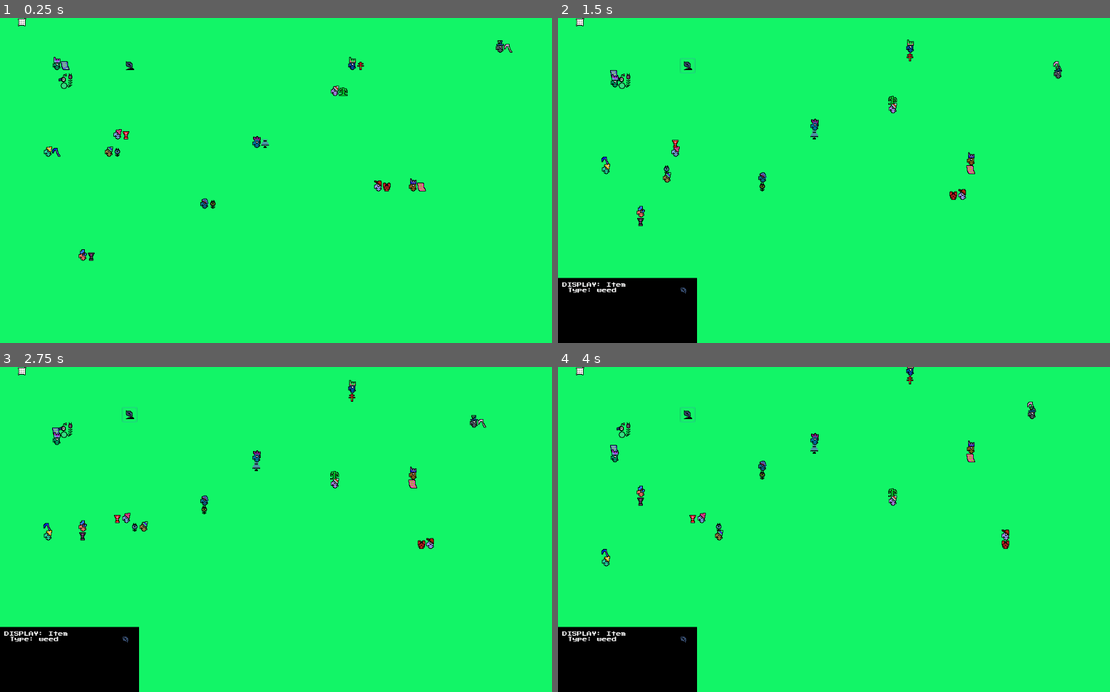
Above: before the commit, frames 1-4 (two rows, left to right).
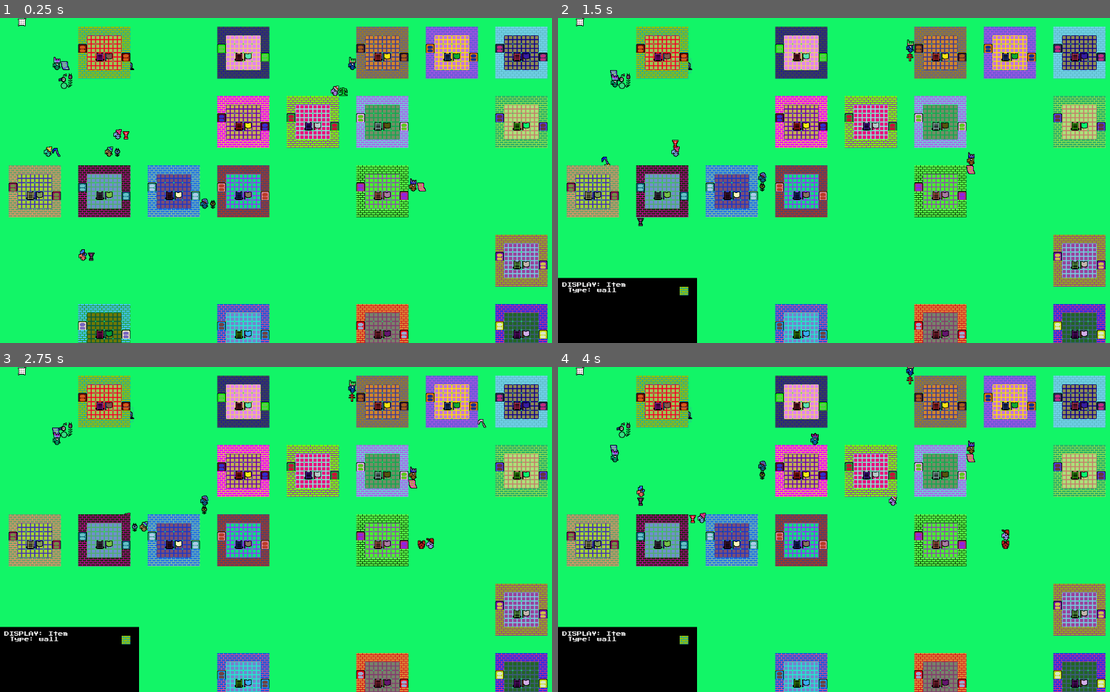
Above: after the commit, the same moments.

Repository: medmaster0/RogueCiv
Game: Godot game, scene res://Game.tscn
Two runs of this game, one before a commit and one after it. Both use one fixed random seed, a clock stepped at 60 frames per second and the inputs below.
Inputs (mouse positions are in pixels of both pictures, inside the frame that each line leads up to):
- Up to frame 1 (0.25 s): no input
- Up to frame 2 (1.5 s): click (684, 66) at 0.52 s; click (684, 66) at 1.27 s
- Up to frame 3 (2.75 s): click (126, 415) at 2.02 s
- Up to frame 4 (4 s): no input

The runs differ from the first frame. In frame 1, 27% of the frame differs, in the area x 1-100%, y 2-100%; in frame 2, 26%; in frame 3, 26%; in frame 4, 26%.

Commit message:
added neighboord building

Diff:
--- a/Game.gd
+++ b/Game.gd
@@ -22,8 +22,10 @@
 #######
 ### Access: map_items[x_coord][y_coord][z-_coord] = {list of Item scenes}
 var map_items = [] #items that can be picked up...
-var map_buildings_top = [] #building items that should be built above everything
-var map_buildings_bot = [] #building items that should be built below everything
+#var map_buildings_top = [] #building items that should be built above everything
+#var map_buildings_bot = [] #building items that should be built below everything
+var map_buildings = [] #building items (no diff between top and bottom) -> Always under creature
+var neighboorhood_layout #will hold the neighborhood layout data
 
 #STANDARD GAME SCENE GLOBALS
 var world_width #the size of the map (in pixels)
@@ -72,36 +74,45 @@
 
 	#Initialize Item Arrays
 	#MAP ITEMS
-	for i in range(max_x_map):
+	for i in range(max_x_map+16):
 		var x_list = []
-		for j in range(max_y_map):
+		for j in range(max_y_map+16):
 			var y_list = []
-			for z in range(max_z_map):
+			for z in range(max_z_map+16):
 				var z_list = []
 				y_list.append(z_list)
 			x_list.append(y_list)
 		map_items.append(x_list)
-	#BUILDINGS BOTTOM
-	for i in range(max_x_map):
+#	#BUILDINGS BOTTOM
+#	for i in range(max_x_map):
+#		var x_list = []
+#		for j in range(max_y_map):
+#			var y_list = []
+#			for z in range(max_z_map):
+#				var z_list = []
+#				y_list.append(z_list)
+#			x_list.append(y_list)
+#		map_buildings_bot.append(x_list)
+#	#BUILDINGS TOP
+#	for i in range(max_x_map):
+#		var x_list = []
+#		for j in range(max_y_map):
+#			var y_list = []
+#			for z in range(max_z_map):
+#				var z_list = []
+#				y_list.append(z_list)
+#			x_list.append(y_list)
+#		map_buildings_top.append(x_list)
+	#BUILDINGS
+	for i in range(max_x_map+16):
 		var x_list = []
-		for j in range(max_y_map):
+		for j in range(max_y_map+16):
 			var y_list = []
-			for z in range(max_z_map):
+			for z in range(max_z_map+16):
 				var z_list = []
 				y_list.append(z_list)
 			x_list.append(y_list)
-		map_buildings_bot.append(x_list)
-	#BUILDINGS TOP
-	for i in range(max_x_map):
-		var x_list = []
-		for j in range(max_y_map):
-			var y_list = []
-			for z in range(max_z_map):
-				var z_list = []
-				y_list.append(z_list)
-			x_list.append(y_list)
-		map_buildings_top.append(x_list)
-
+		map_buildings.append(x_list)
 
 
 
@@ -114,19 +125,6 @@
 #		add_child(temp_item)
 #		map_items.append(temp_item)
 
-	#Create a Base for each Creature -> a ladder and flag
-#	for i in range(num_creatures):
-#		while(true):
-#			#Pick a potential location for each ladder and check if it is eligible
-#			var potential_map_position = Vector2(randi()%max_x_map, randi()%max_y_map)
-#			#Check the new position among all other flags and ladders
-#			for check_base_item in map_flags + map_ladders:
-#				var check_map_position = $TileMap.world_to_map(check_base_item.position)
-#				if check_map_position == potential_map_position:
-#					print("Ladder on existing ladder.... Try again")
-#				else:
-#					continue
-
 
 	#DEBUG -> inject random creature into caveMap
 	#$CaveMap.enterMainCreature(map_creatures[randi()%map_creatures.size()])
@@ -136,14 +134,24 @@
 #	for row in cor_maze:
 #		print(row)
 
-	#DEBUG
-	var buliding_plot_map = BuildingGen.gen_building_plot_map()
-	print(map_width)
-	print(map_height)
+	#Generate Neighborhood Layout
+	neighboorhood_layout = RogueGen.GenerateCorridorMaze(8,5,1)
+	print(neighboorhood_layout)
 
-	#Create a building
-	BuildingGen.put_items_building_plot(self, 8,0,1)
+#	#Create a building
+#	BuildingGen.put_items_building_plot(self, 8,0,1)
 
+	#Construct the neighboorhood
+	var tiles_per_plot = 8 #how many tiles are on each building plot
+	for i in neighboorhood_layout.size(): #the x dim
+		for j in  neighboorhood_layout[i].size():  #the y dim
+			match(neighboorhood_layout[i][j]):
+				0:
+					pass
+				1:
+					var temp_x_coord = i * $TileMap.cell_size.x * tiles_per_plot
+					var temp_y_coord = j * $TileMap.cell_size.y * tiles_per_plot
+					BuildingGen.put_items_building_plot(self, temp_x_coord, temp_y_coord, 0)
 	pass
 
 func _process(delta):
--- a/Scripts/BuildingGen.gd
+++ b/Scripts/BuildingGen.gd
@@ -67,8 +67,7 @@
 	building_map_plot[3][1] = 3
 	building_map_plot[4][6] = 3
 
-	for row in building_map_plot:
-		print(row)
+	return(building_map_plot)
 
 
 # UTILITY #######
@@ -95,5 +94,125 @@
 ##Function that puts the building items in a Main Game Scene
 # The game_scene will put the items as children
 # But will also keep track of them in map_items[][][] 3D indexed arrays
-func put_items_building_plot(game_scene, x_coord, y_coord, z_coord):
+# Also map_buildings_top and map_buildings_bot
+# The x_coord and y_coord are global coords of top left corner
+# But assume they are aligned on tiles!!!
+func put_items_building_plot(game_scene, x_coord_global, y_coord_global, z_coord):
 	var Item = load("res://Scenes//Item.tscn") #Used as a template for making items
+
+	var temp_item #the temp item used to create the items
+	var temp_x_coord_global #the global position of created item
+	var temp_y_coord_global #the global position of created item
+	var temp_x_coord_map #the map position of created item
+	var temp_y_coord_map #the map position of created item
+	var tile_size = 16 #How many global pixels wide/high a tile is....
+	var building_map = gen_building_plot_map()
+
+	#COLORS>..... SHOULD handle this better
+	var floorPrim = Color(randf(), randf(), randf())
+	var floorSeco = Color(randf(), randf(), randf())
+	var wallPrim = Color(randf(), randf(), randf())
+	var wallSeco = Color(randf(), randf(), randf())
+	var doorPrim = Color(randf(), randf(), randf())
+	var doorSeco = Color(randf(), randf(), randf())
+	var flagPrim = Color(randf(), randf(), randf())
+	var flagSeco = Color(randf(), randf(), randf())
+	var ladderPrim = Color(randf(), randf(), randf())
+
+	#Read through the map - NOTE THE ORDER OF ROWS/COLS!!!
+	for i in range(building_map.size()): #rows, y-dim
+		for j in range(building_map[i].size()): #cols, x-dim
+			#Figure out coords
+			temp_x_coord_map = j + (x_coord_global/tile_size)
+			temp_y_coord_map = i + (y_coord_global/tile_size)
+			temp_x_coord_global = tile_size * temp_x_coord_map
+			temp_y_coord_global = tile_size * temp_y_coord_map
+
+			#Choose Item type and Building Array (Top or Bot?)
+			#	0 - FLOOR
+			#	1 - WALL
+			#	2 - BALCONY
+			#	3 - DOOR
+			#	4 - LADDER
+			#	5 - FLAG
+			#	6 - DESK
+			match(building_map[i][j]):
+				0:  #FLOOR
+					#Create floor item
+					temp_item = Item.instance()
+					temp_item.position = Vector2(temp_x_coord_global,temp_y_coord_global)
+					game_scene.add_child(temp_item)
+					temp_item.setTile(101)
+					game_scene.map_buildings[temp_x_coord_map][temp_y_coord_map][z_coord].append(temp_item)
+					temp_item.SetPrimColor(floorPrim)
+					temp_item.SetSecoColor(floorSeco)
+				1:  #WALL
+					#Create wall item
+					temp_item = Item.instance()
+					temp_item.position = Vector2(temp_x_coord_global,temp_y_coord_global)
+					game_scene.add_child(temp_item)
+					temp_item.setTile(102)
+					game_scene.map_buildings[temp_x_coord_map][temp_y_coord_map][z_coord].append(temp_item)
+					temp_item.SetPrimColor(wallPrim)
+					temp_item.SetSecoColor(wallSeco)
+#				2:  #BALCONY
+##					temp_item.queue_free()
+				3:  #DOOR
+					#Create Floor Item first
+					temp_item = Item.instance()
+					temp_item.position = Vector2(temp_x_coord_global,temp_y_coord_global)
+					game_scene.add_child(temp_item)
+					temp_item.setTile(101)
+					game_scene.map_buildings[temp_x_coord_map][temp_y_coord_map][z_coord].append(temp_item)
+					temp_item.SetPrimColor(floorPrim)
+					temp_item.SetSecoColor(floorSeco)
+					#Then Create Door Item
+					temp_item = Item.instance()
+					temp_item.position = Vector2(temp_x_coord_global,temp_y_coord_global)
+					game_scene.add_child(temp_item)
+					temp_item.setTile(103)
+					game_scene.map_buildings[temp_x_coord_map][temp_y_coord_map][z_coord].append(temp_item)
+					temp_item.SetPrimColor(doorPrim)
+					temp_item.SetSecoColor(doorSeco)
+				4:  #LADDER
+					#Create Floor Item first
+					temp_item = Item.instance()
+					temp_item.position = Vector2(temp_x_coord_global,temp_y_coord_global)
+					game_scene.add_child(temp_item)
+					temp_item.setTile(101)
+					game_scene.map_buildings[temp_x_coord_map][temp_y_coord_map][z_coord].append(temp_item)
+					temp_item.SetPrimColor(floorPrim)
+					temp_item.SetSecoColor(floorSeco)
+					#Then Create Ladder Item
+					temp_item = Item.instance()
+					temp_item.position = Vector2(temp_x_coord_global,temp_y_coord_global)
+					game_scene.add_child(temp_item)
+					temp_item.setTile(104)
+					game_scene.map_buildings[temp_x_coord_map][temp_y_coord_map][z_coord].append(temp_item)
+					temp_item.SetPrimColor(ladderPrim)
+				5:  #FLAG
+					#Create floor item first
+					temp_item = Item.instance()
+					temp_item.position = Vector2(temp_x_coord_global,temp_y_coord_global)
+					game_scene.add_child(temp_item)
+					temp_item.setTile(101)
+					game_scene.map_buildings[temp_x_coord_map][temp_y_coord_map][z_coord].append(temp_item)
+					temp_item.SetPrimColor(floorPrim)
+					temp_item.SetSecoColor(floorSeco)
+					#Then Create Flag Item
+					temp_item = Item.instance()
+					temp_item.position = Vector2(temp_x_coord_global,temp_y_coord_global)
+					game_scene.add_child(temp_item)
+					temp_item.setTile(105)
+					game_scene.map_buildings[temp_x_coord_map][temp_y_coord_map][z_coord].append(temp_item)
+					temp_item.SetPrimColor(flagPrim)
+					temp_item.SetSecoColor(flagSeco)
+				6:  #DESK
+					#Create floor item first
+					temp_item = Item.instance()
+					temp_item.position = Vector2(temp_x_coord_global,temp_y_coord_global)
+					game_scene.add_child(temp_item)
+					temp_item.setTile(101)
+					game_scene.map_buildings[temp_x_coord_map][temp_y_coord_map][z_coord].append(temp_item)
+					temp_item.SetPrimColor(floorPrim)
+					temp_item.SetSecoColor(floorSeco)
